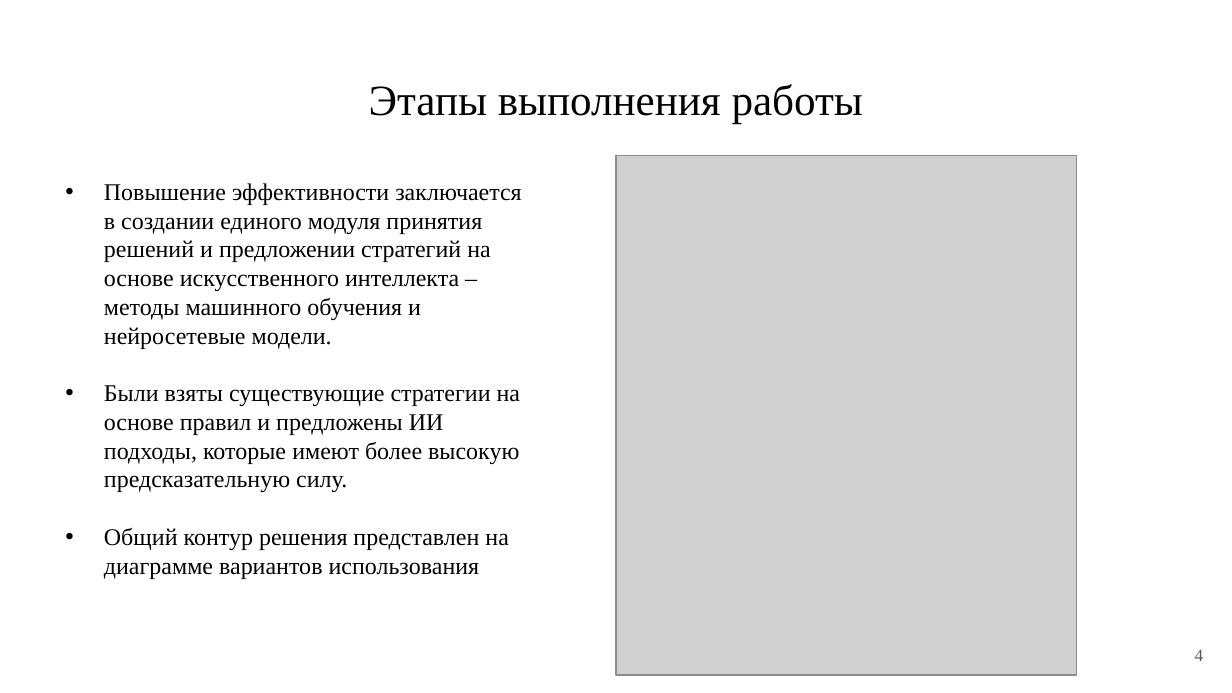
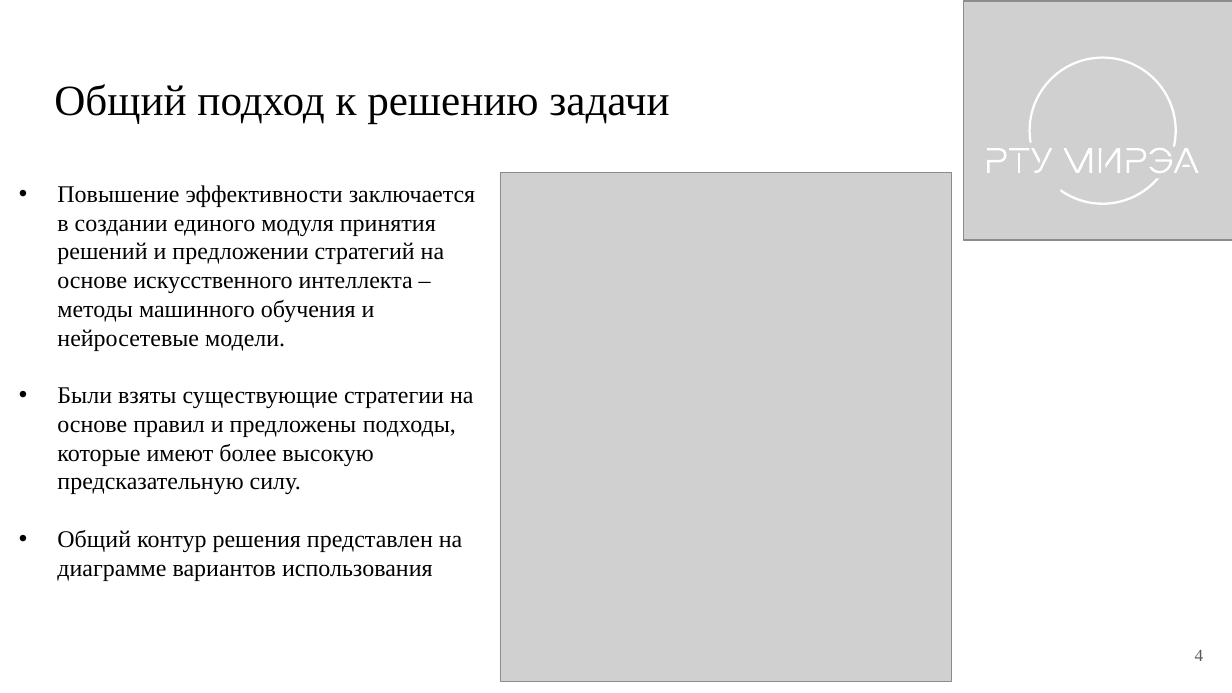
Before and after one commit to PetrovKirill00/BKP, a slide deck: slide 4 of docs/Презентация.pptx. Drawn at 1232x693 pixels with LibreOffice and Linux fonts; fonts in the diff are those of the drawing; grey boxes stand for pictures. Boxes give left, top, right and bottom in pixels: in the first picture for what was removed or moved away, otherwise in the second. Text is boxed around its words. In the diff, an @@ line names an element or a change of style, - is before the commit and + after.

```diff
--- a/docs/Презентация.pptx
+++ b/docs/Презентация.pptx
@@ picture added at <box>964,1,1232,240</box> @@
@@ group added at <box>987,57,1199,206</box>: 15 freeform shapes @@
@@ title at <box>54,84,669,124</box>: text changed @@
-Этапы выполнения работы
+Общий подход к решению задачи
@@ text "Повышение эффективности заключается в создании ...": place and size @@
-text "Повышение эффективности заключается в создании ..." at <box>104,183,521,579</box>
+text "Повышение эффективности заключается в создании ..." at <box>57,185,475,581</box>
@@ picture: place and size @@
-picture at <box>616,155,1077,675</box>
+picture at <box>500,172,951,681</box>
@@ text at <box>57,387,473,494</box>: text changed @@
-• Были взяты существующие стратегии на основе правил и предложены ИИ подходы, которые имеют более высокую предсказательную силу.
+• Были взяты существующие стратегии на основе правил и предложены подходы, которые имеют более высокую предсказательную силу.
```
Also in this commit, not shown: 9 other slides changed, 6 slides added, 3 slides removed, 6 other files.
